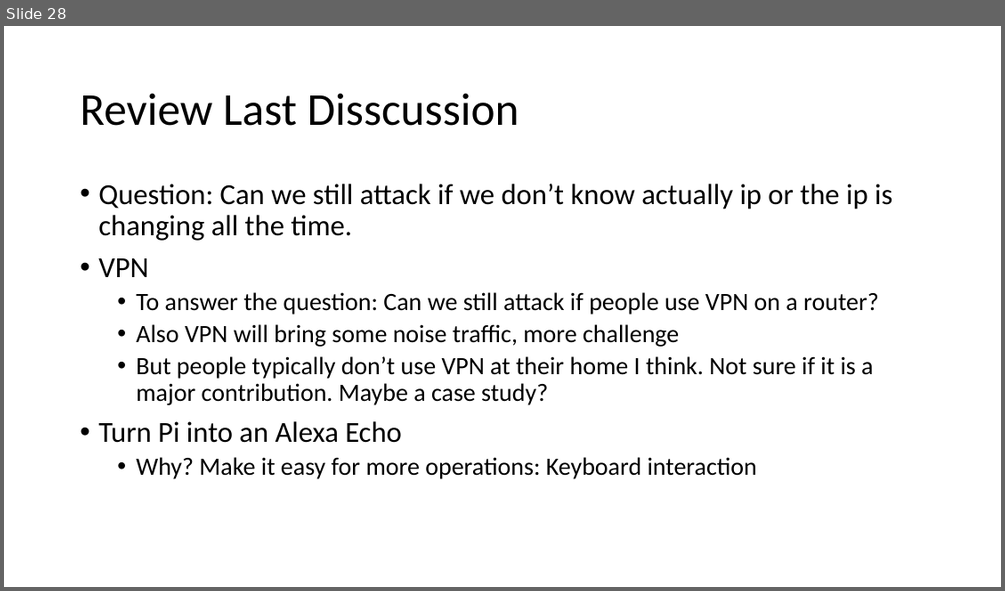
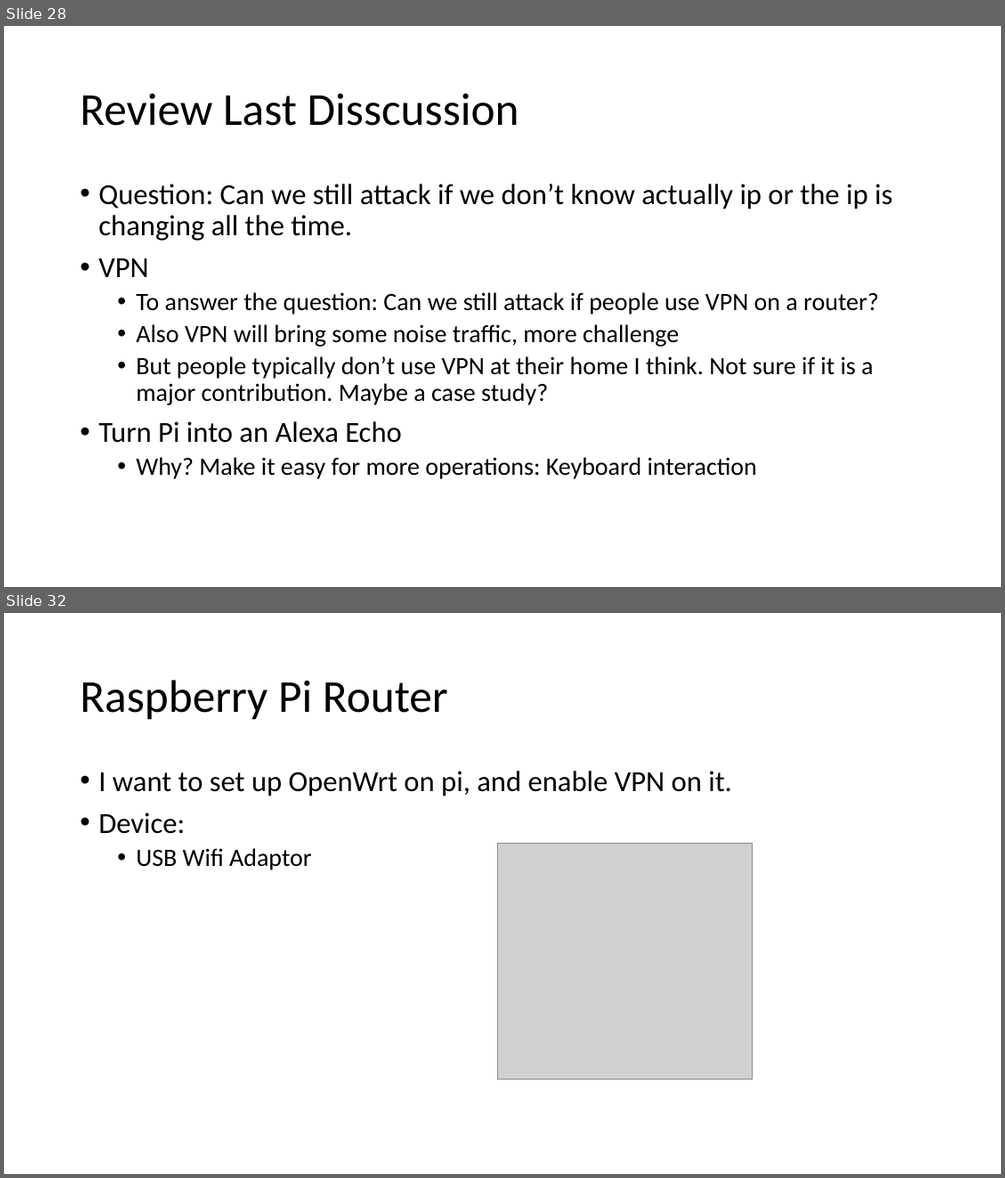
Before and after one commit to GXG-CS/Pi-Alexa, a slide deck: Presentation1.pptx. Shown one above the other, each under a label of ours: slide 28 before the commit, slides 28 and 32 after it; the slides between them are not shown. The pictures are 1005x591 and 1005x1178 pixels, drawn with LibreOffice and Linux fonts; fonts in the diff are those of the drawing; grey boxes stand for pictures. Boxes give left, top, right and bottom in pixels: in the first picture for what was removed or moved away, otherwise in the second. Text is boxed around its words. In the diff, an @@ line names an element or a change of style, - is before the commit and + after.

Commit message:
Raspberry Pi Router

```diff
--- a/Presentation1.pptx
+++ b/Presentation1.pptx
@@ slide 32 added at [4, 613, 1001, 1174], background #FFFFFF @@
@@ title added at [80, 680, 448, 720], 44 pt, text #000000 @@
+Raspberry Pi Router
@@ text added at [98, 771, 732, 870], 28 pt, text #000000 @@
+• I want to set up OpenWrt on pi, and enable VPN on it.
+• Device:
+  • USB Wifi Adaptor
@@ picture added at [498, 844, 752, 1078] @@
```
Also in this commit, not shown: 1 slide changed, 2 other slides added, 1 slide removed, 3 other files.
